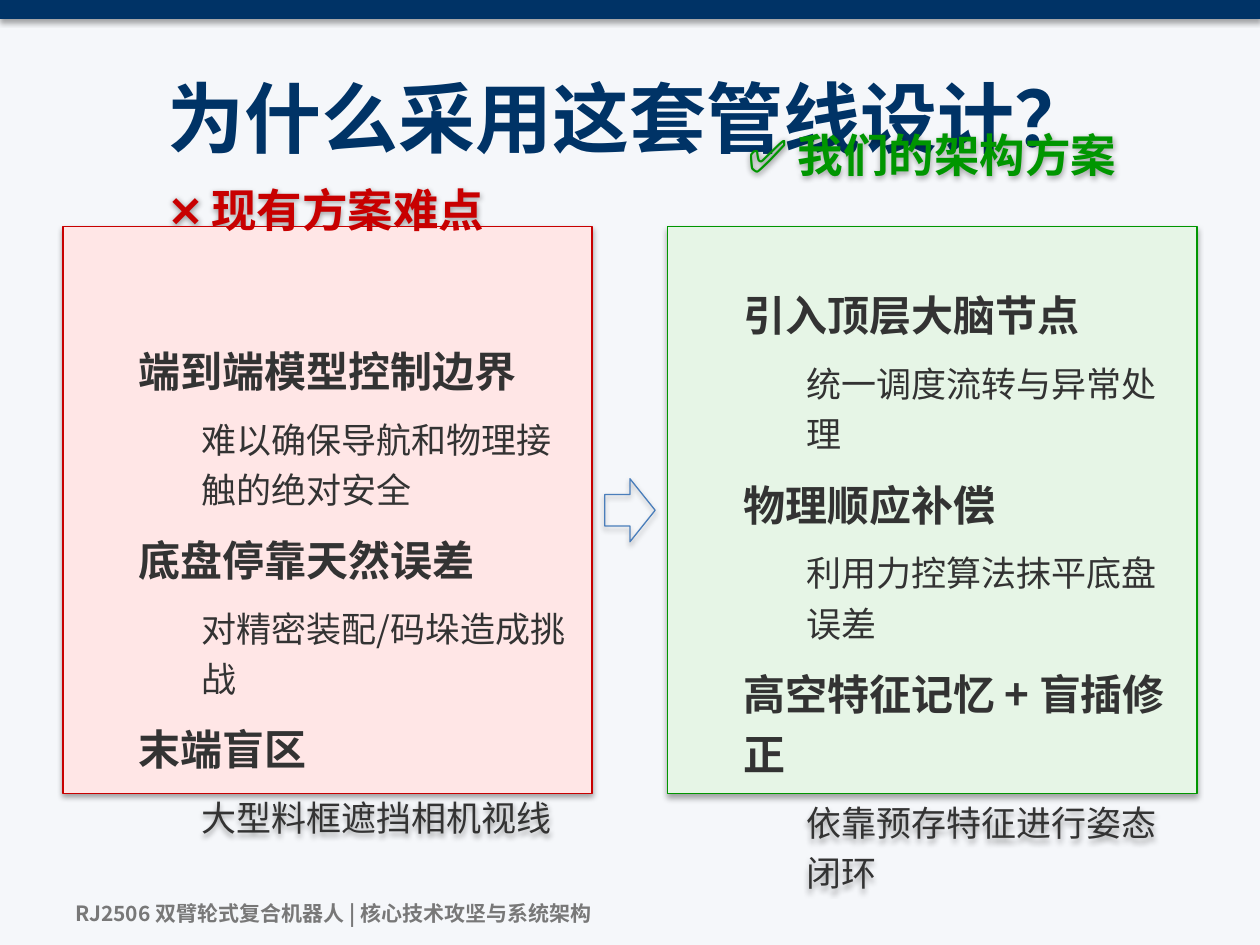
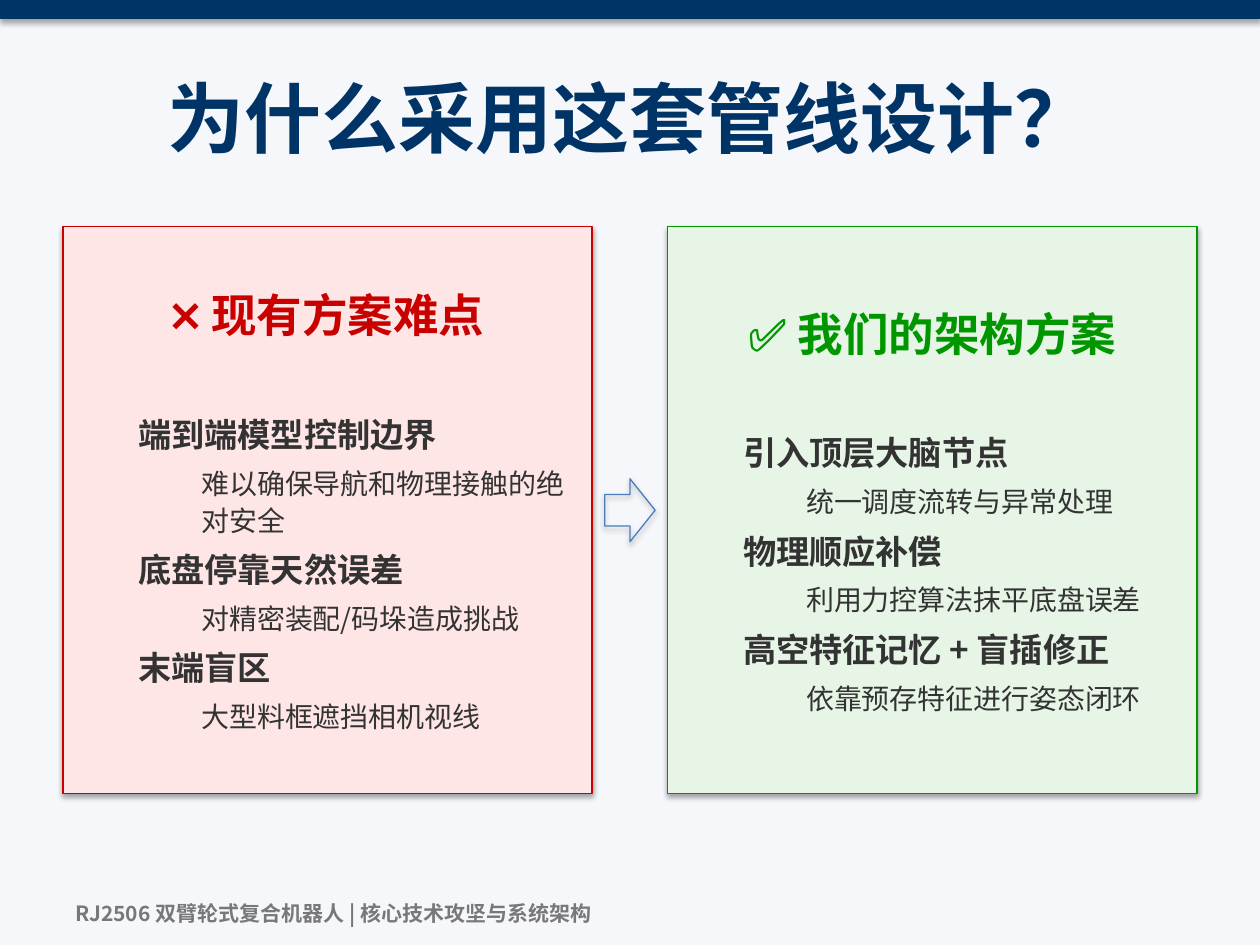
Before and after one commit to lynphoenix/rj2506_core_system, a slide deck: slide 5 of docs/RJ2506_Architecture_V3.pptx. Drawn at 1260x945 pixels with LibreOffice and Linux fonts; fonts in the diff are those of the drawing. Boxes give left, top, right and bottom in pixels: in the first picture for what was removed or moved away, otherwise in the second. Text is boxed around its words. In the diff, an @@ line names an element or a change of style, - is before the commit and + after.

```diff
--- a/docs/RJ2506_Architecture_V3.pptx
+++ b/docs/RJ2506_Architecture_V3.pptx
@@ text in rectangle at (x1=138, y1=418, x2=564, y2=730): size 24 to 19 pt in "端到端模型控制边界", "底盘停靠天然误差", "末端盲区"; size 20 to 16 pt in "难以确保导航和物理接触的绝对安全", "对精密装配/码垛造成挑战", "大型料框遮挡相机视线"; line spacing 1.2 to 1.1; less space between paragraphs @@
@@ text in rectangle at (x1=743, y1=436, x2=1141, y2=712): size 24 to 19 pt in "引入顶层大脑节点", "物理顺应补偿", "高空特征记忆 + 盲插修正"; size 20 to 16 pt in "统一调度流转与异常处理", "利用力控算法抹平底盘误差", "依靠预存特征进行姿态闭环"; line spacing 1.2 to 1.1; less space between paragraphs @@
```
Also in this commit, not shown: 7 other slides changed, 1 other file.
